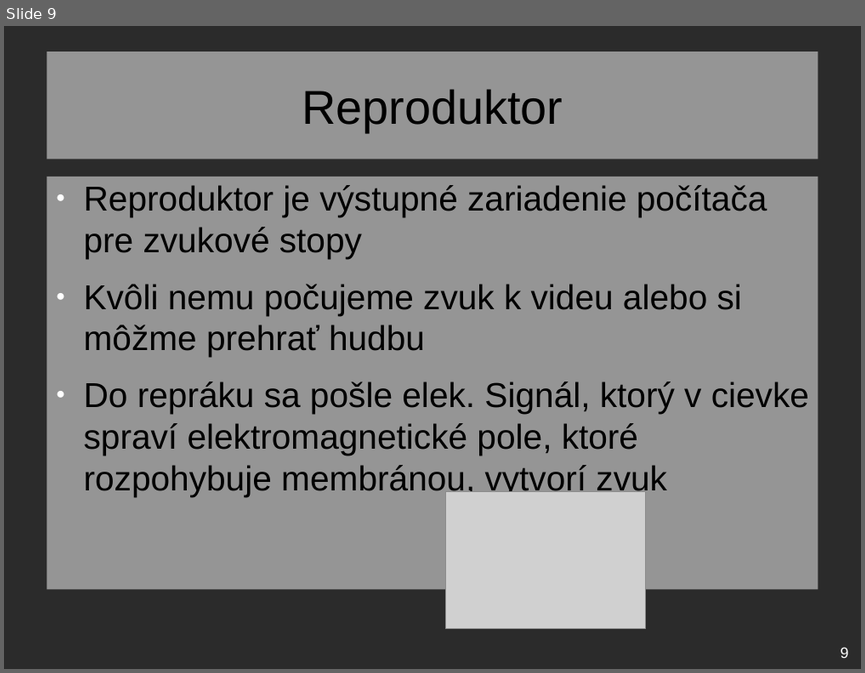
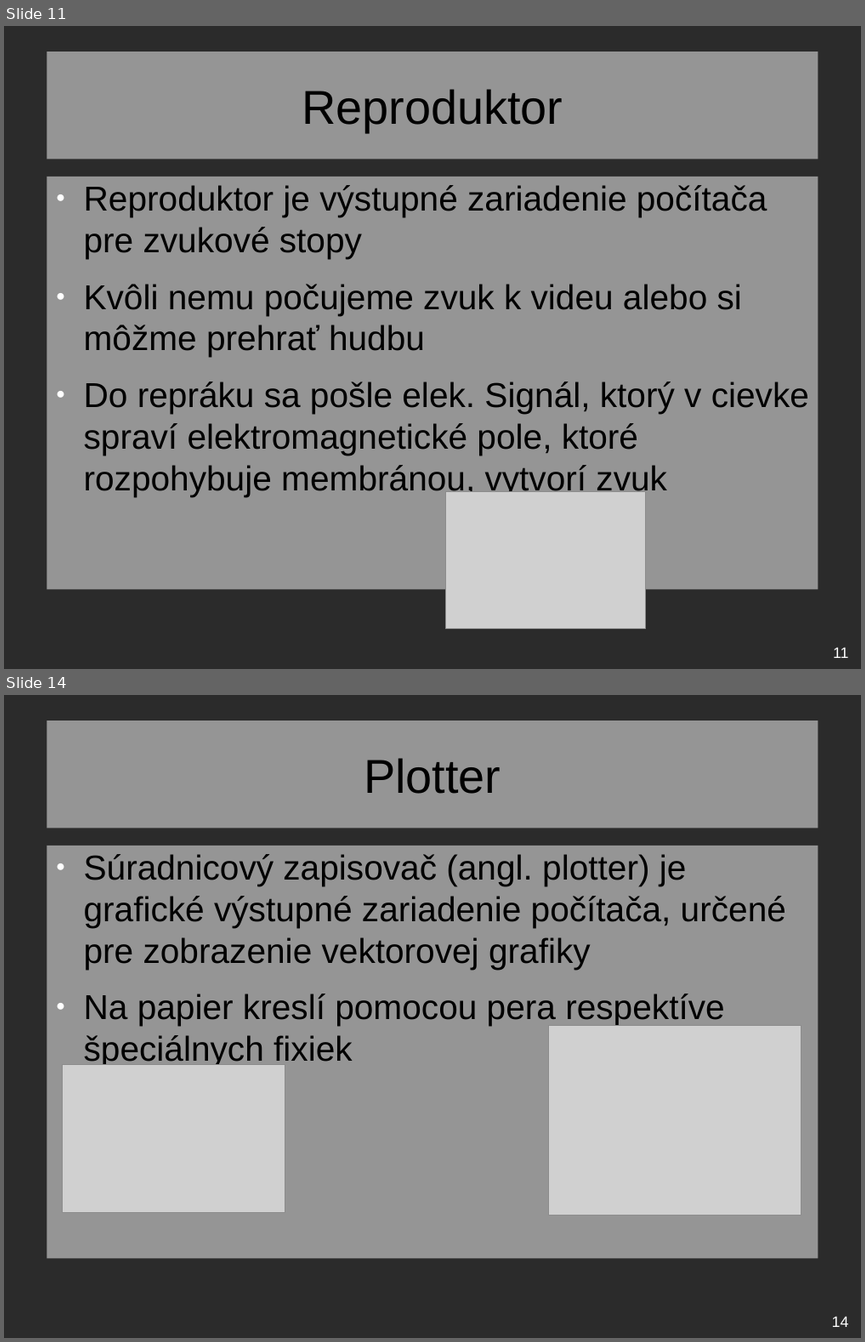
Before and after one commit to ZekoSNB/School, a slide deck: ASW/zariadenia.odp. Shown one above the other, each under a label of ours: slide 9 before the commit, slides 11 and 14 after it; the slides between them are not shown. The pictures are 865x673 and 865x1342 pixels, drawn with LibreOffice and Linux fonts; fonts in the diff are those of the drawing; grey boxes stand for pictures; background and template pictures are left out; a plain dark background stands for a picture behind light text. Boxes give left, top, right and bottom in pixels: in the first picture for what was removed or moved away, otherwise in the second. Text is boxed around its words. In the diff, an @@ line names an element or a change of style, - is before the commit and + after.

```diff
--- a/ASW/zariadenia.odp
+++ b/ASW/zariadenia.odp
@@ slide 14 added at [4,695,861,1338], background picture (left out) @@
@@ title added at [46,721,818,828], fill #FFFFFF at 50% opacity, 44 pt, text #000000 @@
+Plotter
@@ text added at [46,845,818,1258], fill #FFFFFF at 50% opacity, 32 pt, text #000000 @@
+● Súradnicový zapisovač (angl. plotter) je grafické výstupné zariadenie počítača, určené pre zobrazenie vektorovej grafiky
+● Na papier kreslí pomocou pera respektíve špeciálnych fixiek
@@ picture added at [548,1026,801,1215] @@
@@ picture added at [63,1064,284,1213] @@
@@ page number added at [832,1315,849,1327], 14 pt, text #FFFFFF @@
+14
@@ what was slide 9 is now slide 11 @@
@@ page number at [833,646,848,658]: text changed @@
-9
+11
```
Also in this commit, not shown: 1 slide changed, 5 other slides added, 1 slide removed, 1 other file.
